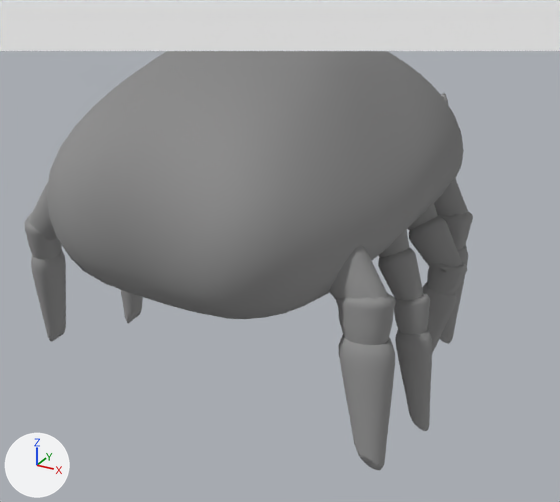
Two versions of the Blender file DustMiteLegs.blend, one commit apart.
Rendered twice from a camera (50 mm lens) standing at (2.96, -4.77, 2.07) and looking at (-0.23, 1.03, -0.83). The axes (+X, +Y, +Z) are drawn at lower left. The lights are the same throughout. The first picture is the older version. Everything nearer to the camera than a plane just in front of the edit is cut away.

The first picture shows 'Body', "Don't Leave the Light On.001", 'Leg1.R', 'Leg2.R', 'Leg3.L', 'Leg3.R', 'Leg4.L', 'Leg4.R'.
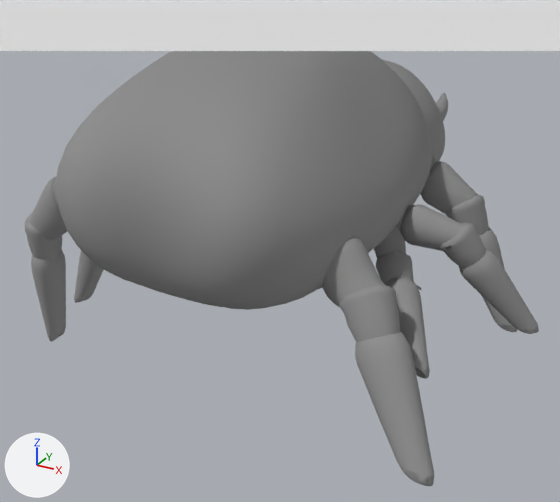
Commit message: made legs more apparent from top view

Changed parts and their boxes [x1, y1, x2, y2] in the pictures (560 x 502 px; the box of a moved part takes in the faces that stretch with it):
'Body', reshaped (10% narrower): before [47, 51, 464, 319]; after [56, 51, 432, 310]
'Leg4.R', reshaped: before [329, 246, 396, 470]; after [322, 237, 434, 486]
'Leg2.R', moved, turned: before [408, 202, 467, 353]; after [396, 204, 539, 334]
'Leg3.R', reshaped, moved, turned: before [378, 228, 432, 431]; after [374, 227, 430, 379]
'Leg1.R', turned: before [434, 177, 473, 344]; after [420, 155, 518, 332]
'Leg3.L', reshaped, moved: before [120, 289, 143, 323]; after [74, 251, 104, 303]
part 2 of me_cylinder_002, moved or reshaped: before [338, 335, 395, 470]; after [355, 332, 434, 486]
part 3 of me_cylinder_002, moved or reshaped: before [336, 294, 396, 345]; after [339, 284, 400, 342]
part 4 of me_cylinder_002, moved or reshaped: before [329, 278, 389, 299]; after [322, 278, 385, 307]
part 5 of me_cylinder_003, moved or reshaped: before [395, 328, 432, 431]; after [385, 277, 430, 379]
part 6 of me_cylinder_003, moved or reshaped: before [391, 281, 430, 334]; after [375, 241, 413, 284]
'Head', unchanged, uncovered by the edit: after [383, 60, 445, 161]

What changed in the scene script:
```text
Change me_sphere_001:
    used by ob_body; location = (0.0, 0.01, 0.0); rotation_euler = (0.141, 0.0108, 0.0129), in degrees (8.1, 0.6, 0.7); scale = (2.97, 2.23, 2.15)
    remove me_sphere_001.from_pydata(...)  # 128 vertices, 144 faces; spans x -0.51..0.51, y -0.63..0.94, z -0.24..0.57
    add me_sphere_001.from_pydata(...)  # 128 vertices, 144 faces; spans x -0.48..0.48, y -0.6..0.85, z -0.22..0.57
    me_sphere_001 part 1: 128 of 128 vertices moved; they spanned x -0.51..0.51, y -0.63..0.94, z -0.24..0.57 and now span x -0.48..0.48, y -0.6..0.85, z -0.22..0.57; mean shift (0.0, -0.03, 0.01)
Change me_cylinder_002:
    used by ob_leg4_r; location = (1.077, -0.574, 0.289); rotation_euler = (0.063, 0.0968, 1.523), in degrees (3.6, 5.5, 87); scale = (0.0972, 0.128, 0.35)
    remove me_cylinder_002.from_pydata(...)  # 1160 vertices, 1056 faces, 6 loose edges; spans x -1.16..2.6, y -4.49..3.13, z -4.77..0.27
    add me_cylinder_002.from_pydata(...)  # 1160 vertices, 1056 faces, 6 loose edges; spans x -3.7..2.6, y -7.87..3.13, z -3.94..0.27
    me_cylinder_002 part 2: the loose piece of 281 vertices spanning x -1.11..1.88, y -4.49..-0.96, z -4.77..-2.1 is multiplied about its middle by the matrix ((0.962, 0.198, 0.819), (-0.177, 0.886, 1.092), (-0.039, -0.16, 0.888)), then moved by (-2.1, -2.26, 0.43)
    me_cylinder_002 part 3: the loose piece of 281 vertices spanning x -1.16..1.96, y -3.51..-0.39, z -2.35..-1.21 is multiplied about its middle by the matrix ((0.962, 0.198, 0.819), (-0.177, 0.886, 1.092), (-0.039, -0.16, 0.888)), then moved by (-0.59, -0.54, 0.12)
    me_cylinder_002 part 4: 215 of the vertices in x -0.83..1.92, y -3.24..0.81, z -1.97..-1.17 are multiplied about their middle by the matrix ((0.962, 0.198, 0.819), (-0.177, 0.886, 1.092), (-0.039, -0.16, 0.888)), then moved by (-0.28, -0.43, -0.03)
Change me_cylinder_003:
    used by ob_leg3_r; location = (1.248, 0.008, 0.138); rotation_euler = (0.361, -0.0147, 1.5), in degrees (21, -0.8, 86); scale = (0.0998, 0.0998, 0.272)
    remove me_cylinder_003.from_pydata(...)  # 1164 vertices, 1050 faces, 18 loose edges; spans x -2.56..5.04, y -9.39..1.3, z -4.7..-0.08
    add me_cylinder_003.from_pydata(...)  # 1164 vertices, 1050 faces, 18 loose edges; spans x -5.1..5.04, y -11.47..1.3, z -3.69..-0.08
    me_cylinder_003 part 5: the loose piece of 281 vertices spanning x -2.56..0.2, y -9.39..-3.94, z -4.7..-2.25 is multiplied about its middle by the matrix ((0.93, -0.042, 0.997), (-0.073, 0.953, 0.802), (-0.133, -0.11, 0.883)), then moved by (-1.67, -1.3, 0.6)
    me_cylinder_003 part 6: 300 of the vertices in x -1.98..0.58, y -5.79..-2.57, z -2.7..-1.41 are multiplied about their middle by the matrix ((0.93, -0.042, 0.997), (-0.073, 0.953, 0.802), (-0.133, -0.11, 0.883)), then moved by (-0.4, -0.32, 0.1)
    other edits to the shape of me_cylinder_003 do not show in these pictures
Change me_cylinder_008:
    used by ob_leg3_l; location = (-1.284, 0.011, 0.238); rotation_euler = (-0.0589, 0.0528, -1.475), in degrees (-3.4, 3, -85); scale = (0.0927, 0.0998, 0.347)
    remove me_cylinder_008.from_pydata(...)  # 1158 vertices, 1043 faces, 20 loose edges; spans x -1.39..2.05, y 0.11..7.19, z -4.78..0.48
    add me_cylinder_008.from_pydata(...)  # 1158 vertices, 1043 faces, 20 loose edges; spans x -1.39..2.05, y -3.67..7.19, z -4.56..0.48
    me_cylinder_008 part 7: the loose piece of 281 vertices spanning x -1.3..1.51, y 0.11..2.93, z -4.78..-1.99 is multiplied about its middle by the matrix ((0.992, 0.132, 0.101), (-0.116, 0.931, 1.195), (0.005, -0.099, 0.939)), then moved by (-0.14, -2.86, 0.07)
    other edits to the shape of me_cylinder_008 do not show in these pictures
Change ob_leg3_r:
    ob_leg3_r.location: (1.248, 0.008, 0.138) -> (1.044, 0.433, 0.201)
    ob_leg3_r.rotation_euler: (0.361, -0.0147, 1.5) -> (0.306, 0.566, 1.507)  # degrees (21, -0.8, 86) -> degrees (18, 32, 86)
Change ob_leg2_r:
    ob_leg2_r.location: (1.112, 0.617, -0.07) -> (1.101, 0.248, -0.053)
    ob_leg2_r.rotation_euler: (0.196, 0.0353, 1.512) -> (-0.612, -0.339, 1.509)  # degrees (11, 2, 87) -> degrees (-35, -19, 86)
Change ob_leg3_l:
    ob_leg3_l.location: (-1.284, 0.011, 0.238) -> (-1.332, -0.113, 0.294)
Change ob_leg1_r:
    ob_leg1_r.rotation_euler: (0.144, 0.0092, 1.662) -> (-0.266, 0.0092, 1.662)  # degrees (8.3, 0.5, 95) -> degrees (-15, 0.5, 95)
```
